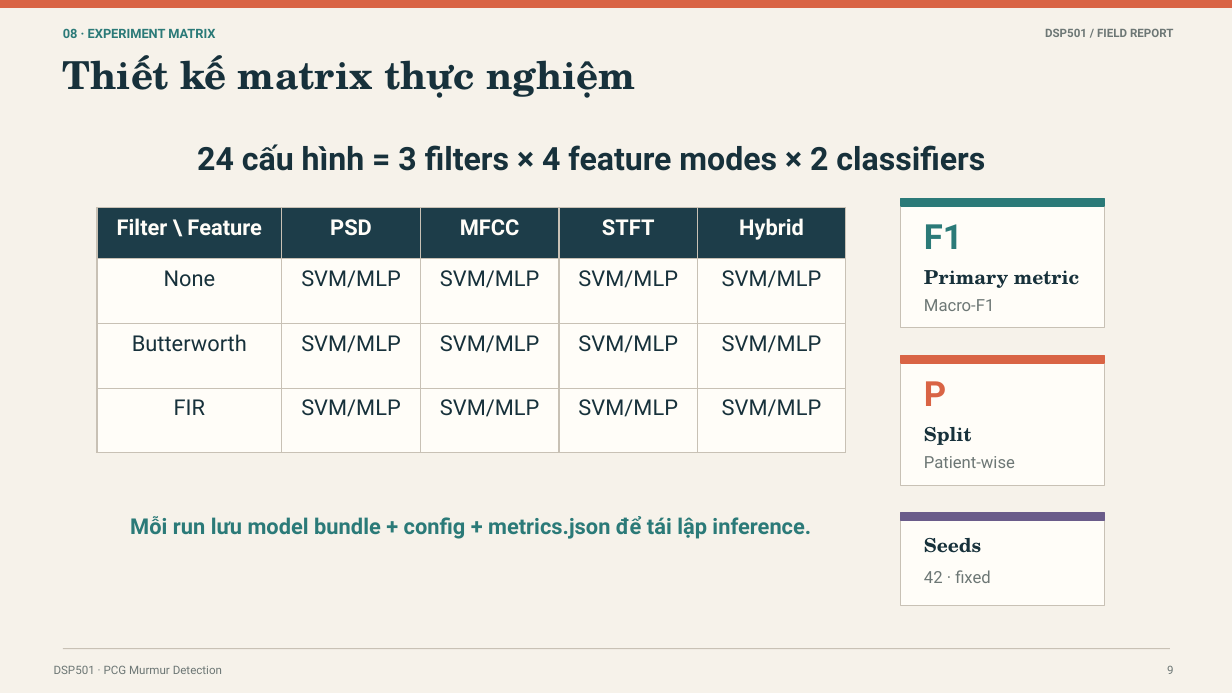
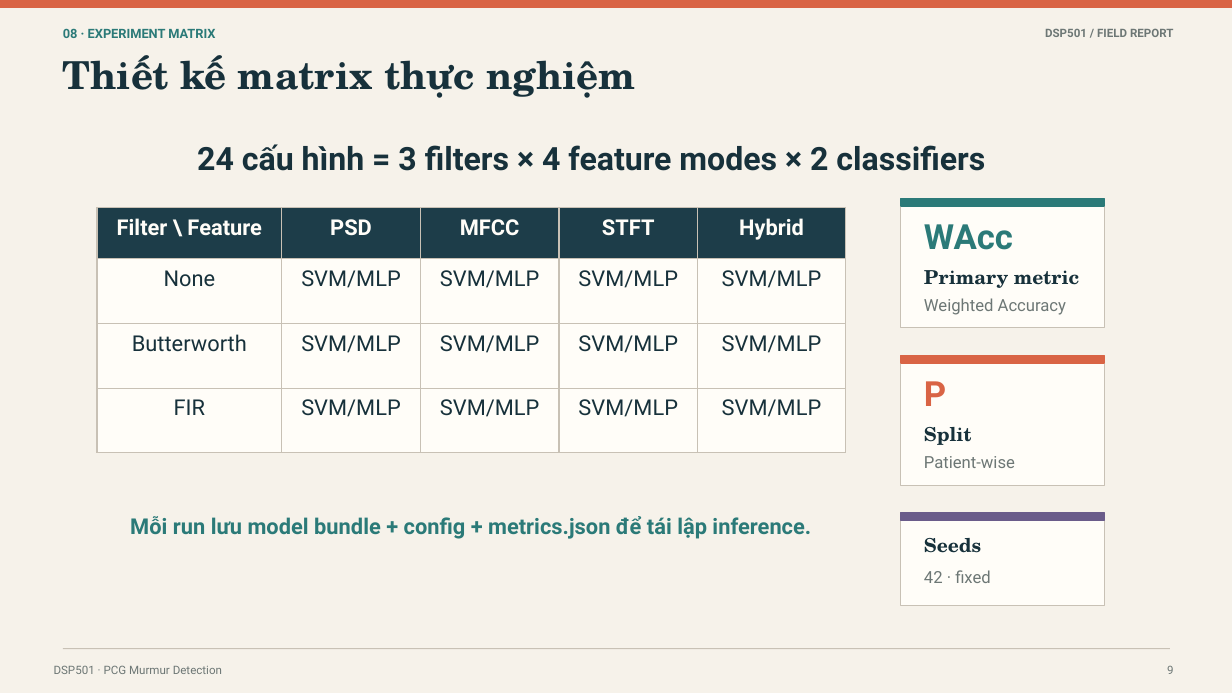
Before and after one commit to nstung463/pcg_murmur_dsp, a slide deck: slide 9 of docs/project_deliverables/DSP501_final_presentation.pptx. Drawn at 1232x693 pixels with LibreOffice and Linux fonts; fonts in the diff are those of the drawing. Boxes give left, top, right and bottom in pixels: in the first picture for what was removed or moved away, otherwise in the second. Text is boxed around its words. In the diff, an @@ line names an element or a change of style, - is before the commit and + after.

```diff
--- a/docs/project_deliverables/DSP501_final_presentation.pptx
+++ b/docs/project_deliverables/DSP501_final_presentation.pptx
@@ text at box(924, 224, 1013, 250): text changed @@
-F1
+WAcc
@@ text at box(924, 298, 1066, 315): text changed @@
-Macro-F1
+Weighted Accuracy
```
Also in this commit, not shown: 5 other slides changed, 1 slide added, 1 slide removed, 6 other files.
